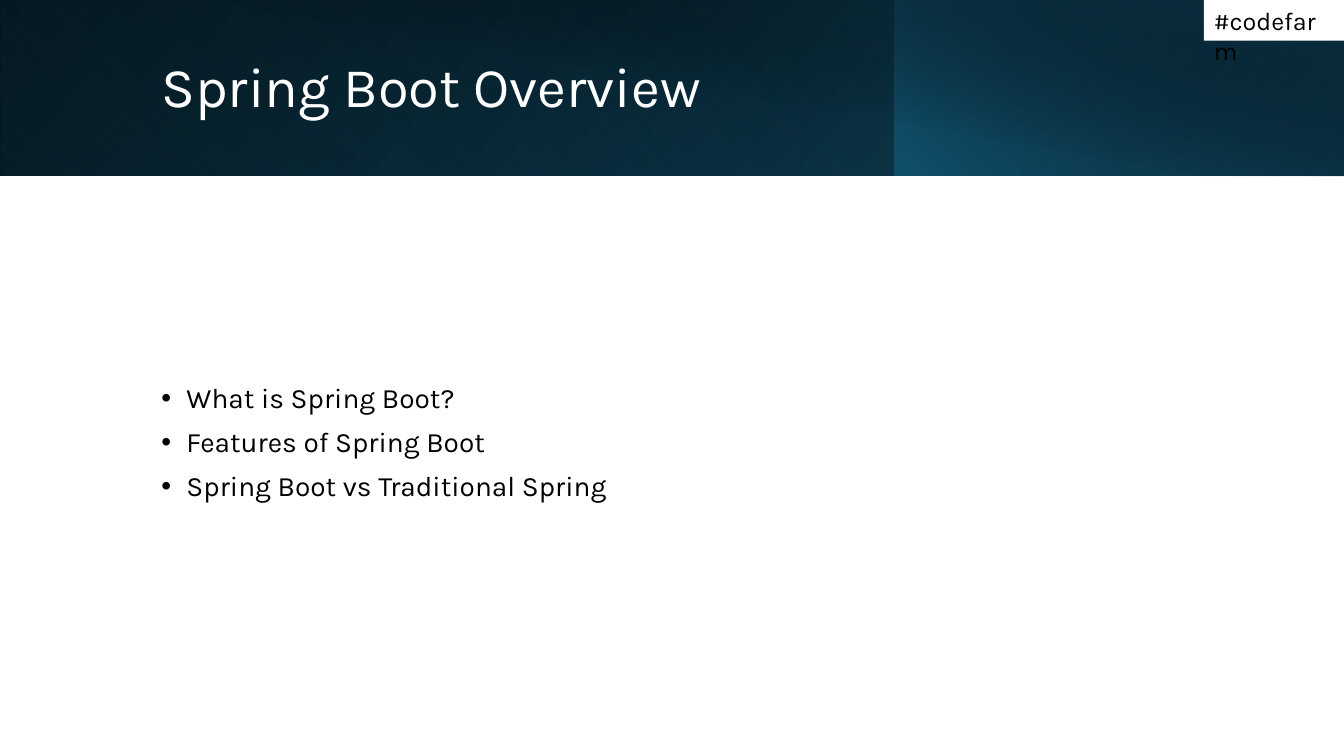
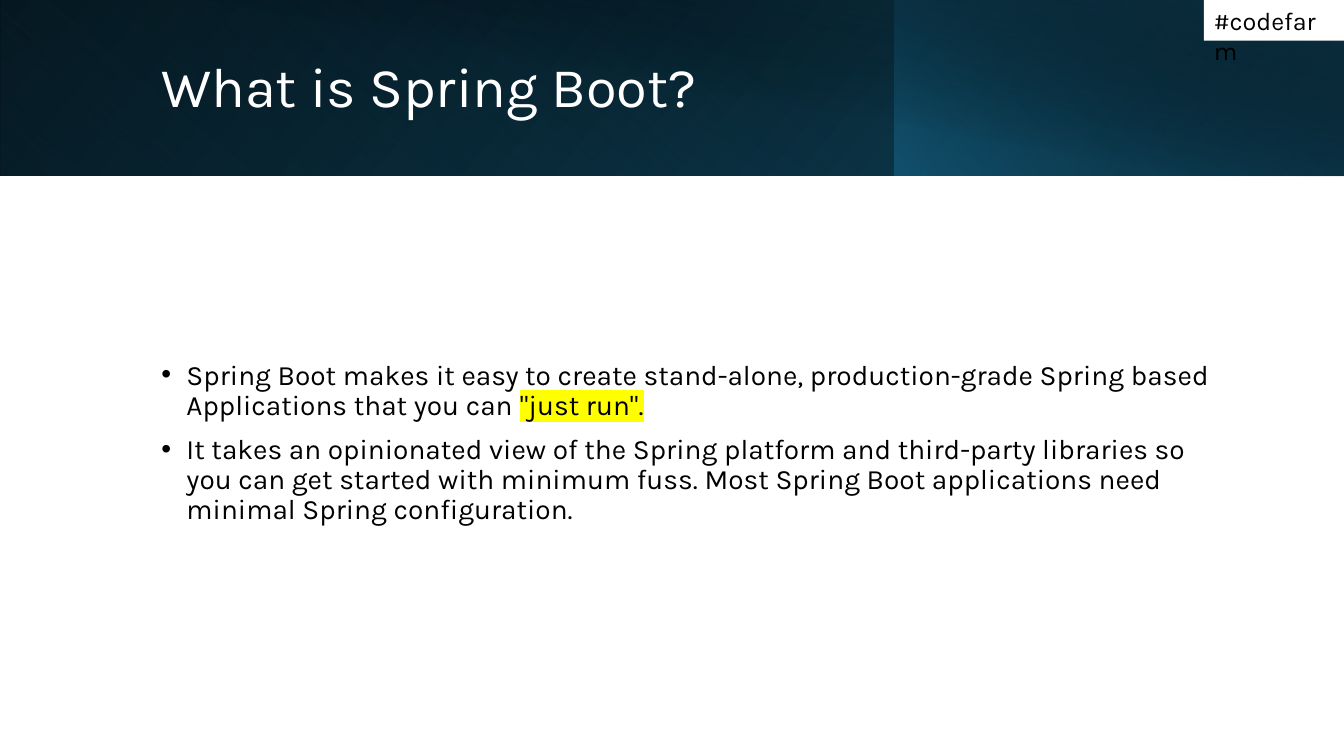
Before and after one commit to codefarm0/spring-boot-beginners, a slide deck: slide 6 of Spring boot Beginners.pptx (slide 4 before the commit). Drawn at 1344x756 pixels with LibreOffice and Linux fonts; fonts in the diff are those of the drawing. Boxes give left, top, right and bottom in pixels: in the first picture for what was removed or moved away, otherwise in the second. Text is boxed around its words. In the diff, an @@ line names an element or a change of style, - is before the commit and + after.

```diff
--- a/Spring boot Beginners.pptx
+++ b/Spring boot Beginners.pptx
@@ title at [161,68,696,121]: text changed @@
-Spring Boot Overview
+What is Spring Boot?
@@ text at [186,365,1209,526]: text changed @@
-• What is Spring Boot?
-• Features of Spring Boot
-• Spring Boot vs Traditional Spring
+• Spring Boot makes it easy to create stand-alone, production-grade Spring based Applications that you can "just run".
+• It takes an opinionated view of the Spring platform and third-party libraries so you can get started with minimum fuss. Most Spring Boot applications need minimal Spring configuration.
```
Also in this commit, not shown: 3 other slides changed, 7 slides added.
